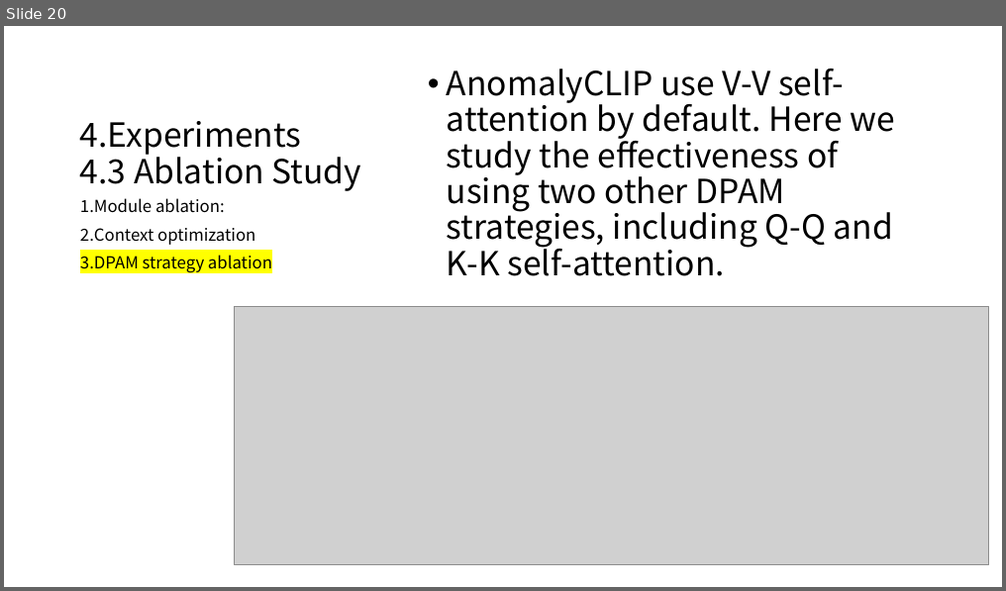
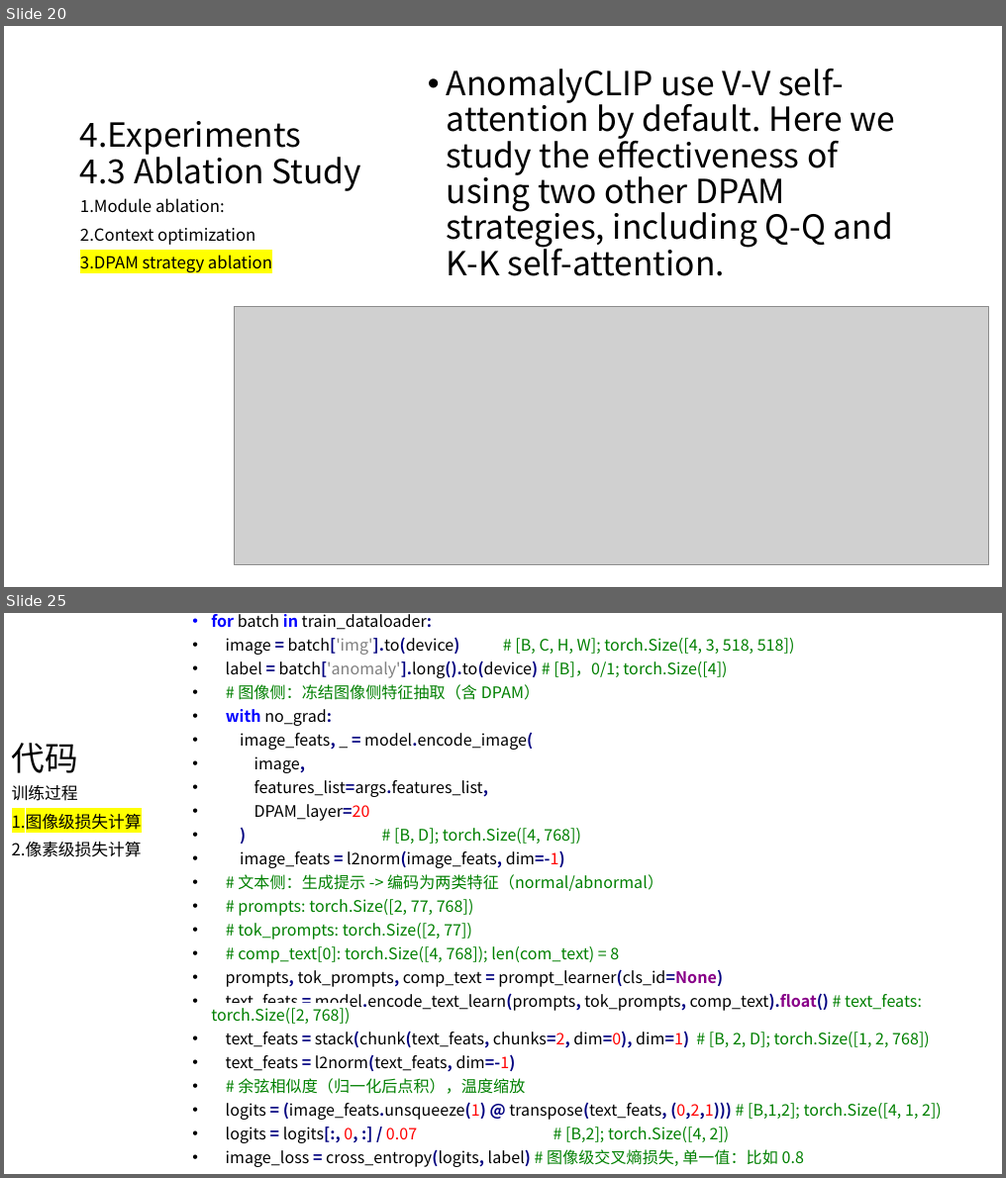
Before and after one commit to wushengxin2012/fileRepository, a slide deck: 2310.18961v10-AnomlyClip.pptx. Shown one above the other, each under a label of ours: slide 20 before the commit, slides 20 and 25 after it; the slides between them are not shown. The pictures are 1006x591 and 1006x1178 pixels, drawn with LibreOffice and Linux fonts; fonts in the diff are those of the drawing; grey boxes stand for pictures. Boxes give left, top, right and bottom in pixels: in the first picture for what was removed or moved away, otherwise in the second. Text is boxed around its words. In the diff, an @@ line names an element or a change of style, - is before the commit and + after.

Commit message:
dell update AnomalyCLIP ppt

```diff
--- a/2310.18961v10-AnomlyClip.pptx
+++ b/2310.18961v10-AnomlyClip.pptx
@@ slide 25 added at [4, 613, 1002, 1174], background #FFFFFF @@
@@ text added at [211, 614, 942, 1167], 15.3 pt, text #000000 @@
+• for batch in train_dataloader:
+• image = batch['img'].to(device) # [B, C, H, W]; torch.Size([4, 3, 518, 518])
+• label = batch['anomaly'].long().to(device) # [B]，0/1; torch.Size([4])
+• # 图像侧：冻结图像侧特征抽取（含 DPAM）
+• with no_grad:
+• image_feats, _ = model.encode_image(
+• image,
+• features_list=args.features_list,
+• DPAM_layer=20
+• ) # [B, D]; torch.Size([4, 768])
+• image_feats = l2norm(image_feats, dim=-1)
+• # 文本侧：生成提示 -> 编码为两类特征（normal/abnormal）
+• # prompts: torch.Size([2, 77, 768])
+• # tok_prompts: torch.Size([2, 77])
+• # comp_text[0]: torch.Size([4, 768]); len(com_text) = 8
+• prompts, tok_prompts, comp_text = prompt_learner(cls_id=None)
+• text_feats = model.encode_text_learn(prompts, tok_prompts, comp_text).float() # text_feats: torch.Size([2, 768])
+• text_feats = stack(chunk(text_feats, chunks=2, dim=0), dim=1) # [B, 2, D]; torch.Size([1, 2, 768])
+• text_feats = l2norm(text_feats, dim=-1)
+• # 余弦相似度（归一化后点积），温度缩放
+• logits = (image_feats.unsqueeze(1) @ transpose(text_feats, (0,2,1))) # [B,1,2]; torch.Size([4, 1, 2])
+• logits = logits[:, 0, :] / 0.07 # [B,2]; torch.Size([4, 2])
+• image_loss = cross_entropy(logits, label) # 图像级交叉熵损失, 单一值：比如 0.8
@@ title added at [12, 743, 78, 773], 32 pt, text #000000 @@
+代码
@@ text added at [12, 785, 142, 858], 16 pt, text #000000 @@
+训练过程
+1.图像级损失计算
+2.像素级损失计算
```
Also in this commit, not shown: 2 slides changed, 3 other slides added.
